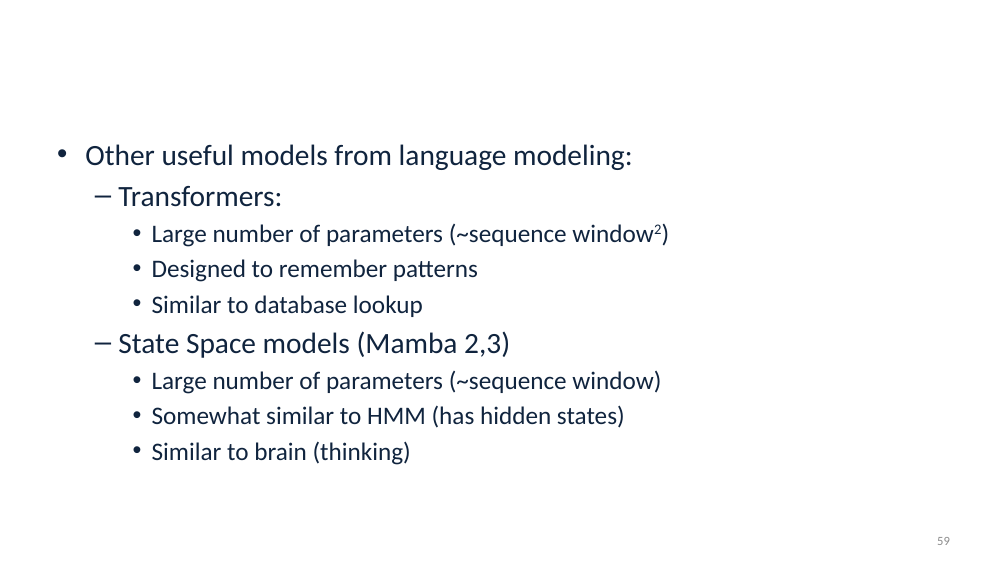
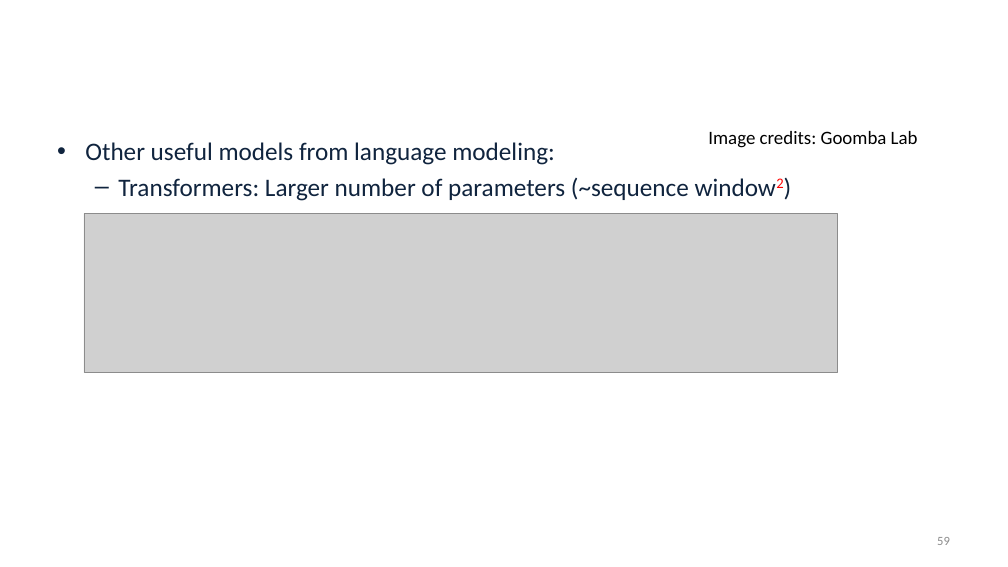
Before and after one commit to alekseyzimin/BME-Algorithms-for-Analysis-of-Genomic-Data, a slide deck: slide 59 of Lectures/Week 12 -- Viterbi Deep Learning.pptx. Drawn at 1008x567 pixels with LibreOffice and Linux fonts; fonts in the diff are those of the drawing; grey boxes stand for pictures; background and template pictures are left out. Boxes give left, top, right and bottom in pixels: in the first picture for what was removed or moved away, otherwise in the second. Text is boxed around its words. In the diff, an @@ line names an element or a change of style, - is before the commit and + after.

```diff
--- a/Lectures/Week 12 -- Viterbi Deep Learning.pptx
+++ b/Lectures/Week 12 -- Viterbi Deep Learning.pptx
@@ text at (85, 142, 555, 165): size 28 to 24 pt in "Other useful models from language modeling:" @@
@@ text added at (708, 131, 918, 148), 18 pt, text #000000 @@
+Image credits: Goomba Lab
@@ text at (118, 178, 689, 201): text changed @@
-  – Transformers:
-    • Large number of parameters (~sequence window2)
-    • Designed to remember patterns
-    • Similar to database lookup
-  – State Space models (Mamba 2,3)
-    • Large number of parameters (~sequence window)
-    • Somewhat similar to HMM (has hidden states)
-    • Similar to brain (thinking)
+  – Transformers: Larger number of parameters (~sequence window2)
@@ picture added at (84, 214, 837, 373) @@
```
Also in this commit, not shown: 3 slides added, 1 other file.
